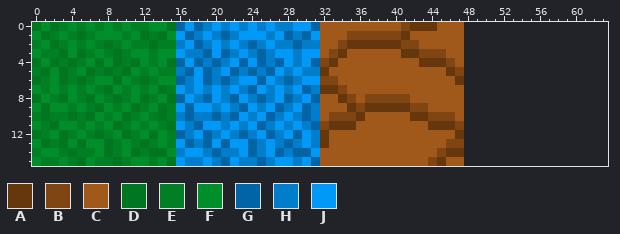
Two states of a pixel-art sprite, resrc/tiles.png. Above is the file before it was changed.
The file is 48x16 pixels. The old version is drawn lined up with the new one, on the new canvas.
Palette (. is transparent): A #66360d  B #7f4513  C #a0581b  D #007621  E #007f24  F #008e2a  G #0064a5  H #007ecc  J #0099f8
Pixels before, first column x 0:
 0 DFDEFEFEFEFEEFFDGJGHJHJHJHJHHJJGCCCCCCCCCBAAACCC
 1 FDEFEDEFFFEFDEDFJGHJHGHJJJHJGHGJCCCBBBBBBACCCCCC
 2 EFDEFEFEDEFEEDEEHJGHJHJHGHJHHGHHCCBAAAAAABBCCCCC
 3 FEEDFDEFEDEFFEFFJHHGJGHJHGHJJHJJCBACCCCCCAABBBCC
 4 DFDEDEFDFDEDFEFDGJGHGHJGJGHGJHJGBACCCCCCCCCAAABC
 5 EDFDEFDEDEDFEFEEHGJGHJGHGHGJHJHHACCCCCCCCCCCCCAB
 6 DEFDEDEFFDFEDEFFGHJGHGHJJGJHGHJJBBCCCCCCCCCCCCCA
 7 FEFEFEFEDFEFEFDEJHJHJHJHGJHJHJGHAABCCCCCCCCCCCCC
 8 DFEDFEDFEDEFDEFDGJHGJHGJHGHJGHJGCCABCBBBBBCCCCCC
 9 FDFFEFEDFEFDEFDEJGJJHJHGJHJGHJGHCCCABAAAAABBCCCC
10 EDEEDEDFEFDEFEDEHGHHGHGJHJGHJHGHCBBBACCCCCAABBBC
11 FEDFFEFEFDEFEFEDJHGJJHJHJGHJHJHGBAAACCCCCCCCAAAB
12 DEFDEFEDEFDEFDFEGHJGHJHGHJGHJGJHACCCCCCCCCCCCCCA
13 FDEDFDFFDEFEDEFEJGHGJGJJGHJHGHJHACCCCCCCCCCCCCBB
14 EFFEDEEFDEFDEDDFHJJHGHHJGHJGHGGJCCCCCCCCCCCCCBAA
15 FEEFEDFEEDEFFEFDJHHJHGJHHGHJJHJGCCCCCCCCCCCCBACC
New version:
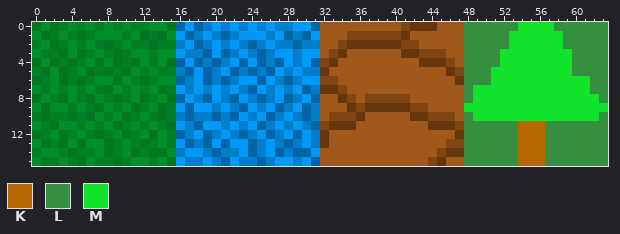
Colours new in this view: K #b66800  L #368f40  M #11e32a
Changes in this commit:
canvas 48x16 -> 64x16
There is now colour K in rows 11 to 15 at x 54 to 56.
There is now colour L in row 0 at x 48 to 53 and 58 to 63; in rows 1 to 2 at x 48 to 52 and 59 to 63; in rows 3 to 4 at x 48 to 51 and 60 to 63; in row 5 at x 48 to 50 and 60 to 63; in row 6 at x 48 to 50 and 62 to 63; in row 7 at x 48 and 62 to 63.
There is now colour L in row 8 at x 48 and 63; in row 10 at x 48 and 63; in rows 11 to 15 at x 48 to 53 and 57 to 63.
There is now colour M in row 0 at x 54 to 57; in rows 1 to 2 at x 53 to 58; in rows 3 to 4 at x 52 to 59; in row 5 at x 51 to 59; in row 6 at x 51 to 61; in row 7 at x 49 to 61.
There is now colour M in row 8 at x 49 to 62; in row 9 at x 48 to 63; in row 10 at x 49 to 62.
Changed places in both pictures, as pixel boxes (x1, y1, x2, y2):
added: (464, 22, 608, 166)
